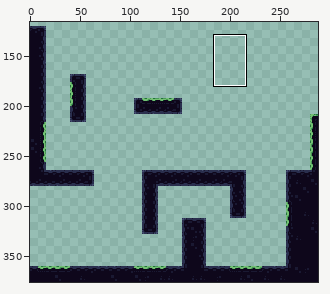
One commit to this sprite sheet: map/ldtk/testmap/simplified/Level_0/IntGrid.png. Above, an overview of the earlier version with the close-up marked.
Close-up. As it was:
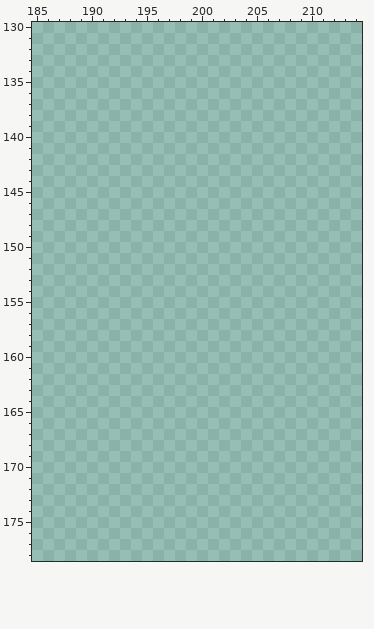
The file is 288x376 pixels. Colours within 5 levels of each other are drawn and written as one. Shown: x 185..214, y 130..178. The wide view leaves out empty margins.
Now the later version:
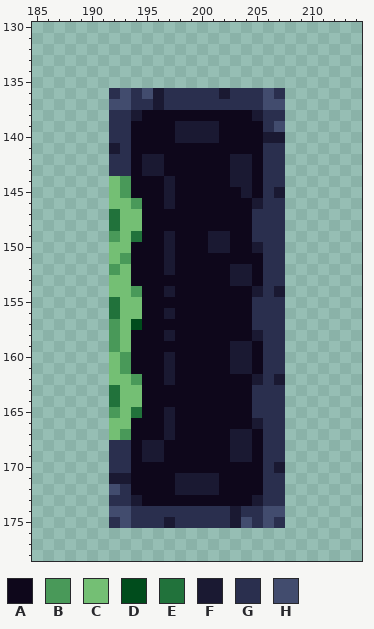
Palette (. is transparent): A #0e071b  B #499959  C #74bf74  D #004c1c  E #21723b  F #1a1932  G #2a2f4e  H #424c6e
What changed:
Changed rows in their new state; - is an unchanged pixel.
first column x 192:
136 GHGHFGGGGGFGGGHG
137 HHGGFGGGGGGGGGHH
138 GGFAAAAAAAAAAFGG
139 GGAAAAFFFFAAAAGH
140 GGAAAAFFFFAAAAFF
141 FGAAAAAAAAAAAAGG
142 GGAFFAAAAAAFFAGG
143 GGAFFAAAAAAFFAGG
144 CBAAAFAAAAAFFAGG
145 CBAAAFAAAAAAFAGF
146 CCBAAFAAAAAAAFGG
147 ECCAAAAAAAAAAGGG
148 ECCAAAAAAAAAAGGG
149 BCEAAFAAAFFAAGGG
150 CCAAAFAAAFFAAFGG
151 CBAAAFAAAAAAAAGG
152 BCAAAFAAAAAFFAGG
153 CCAAAAAAAAAFFAGG
154 CCBAAFAAAAAAAFGF
155 ECCAAAAAAAAAAGGG
156 ECCAAFAAAAAAAGGG
157 BCDAAAAAAAAAAGGG
158 BCAAAFAAAAAAAFGG
159 BCAAAAAAAAAFFAGG
160 CBAAAFAAAAAFFAGG
161 CBAAAFAAAAAFFAGG
162 CCBAAFAAAAAAAFGF
163 ECCAAAAAAAAAAGGG
164 ECCAAAAAAAAAAGGG
165 BCEAAFAAAAAAAGGG
166 CCAAAFAAAAAAAFGG
167 CBAAAFAAAAAFFAGG
168 GGAFFAAAAAAFFAGG
169 GGAFFAAAAAAFFAGG
170 GGAAAAAAAAAAAAGF
171 FFAAAAFFFFAAAAGG
172 HGAAAAFFFFAAAAGG
173 GGFAAAAAAAAAAFGG
174 HHGGGGGGGGGFGGHH
175 GHGGGFGGGGGFHGHG
